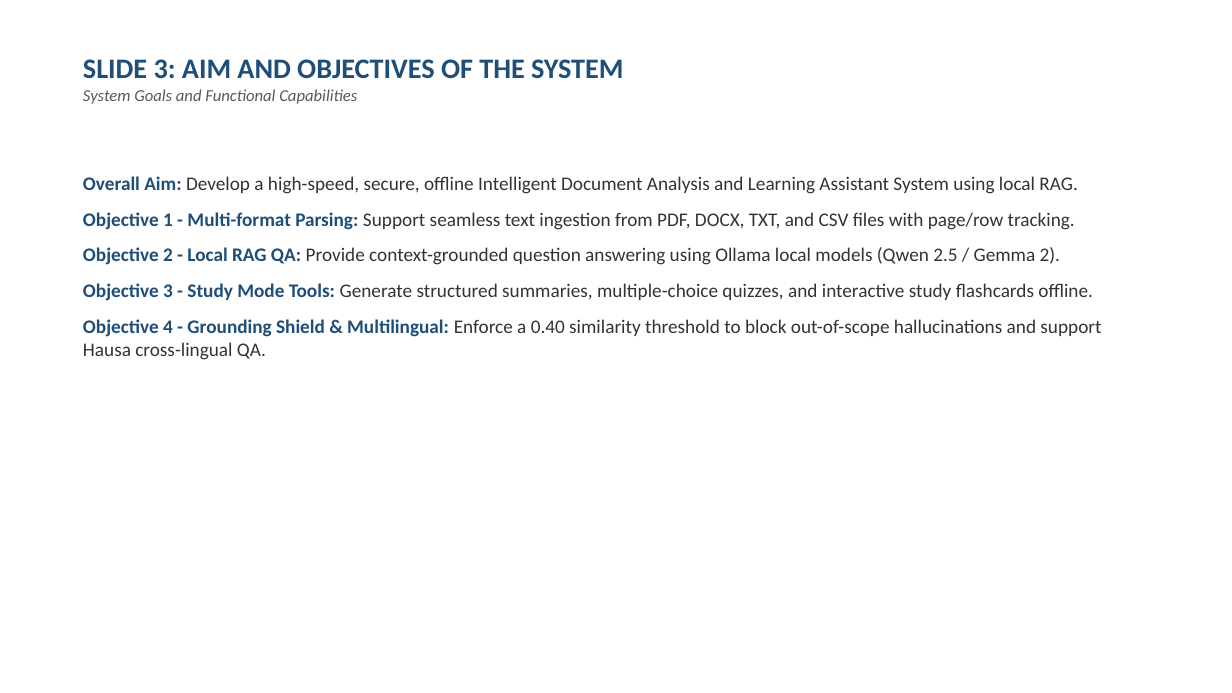
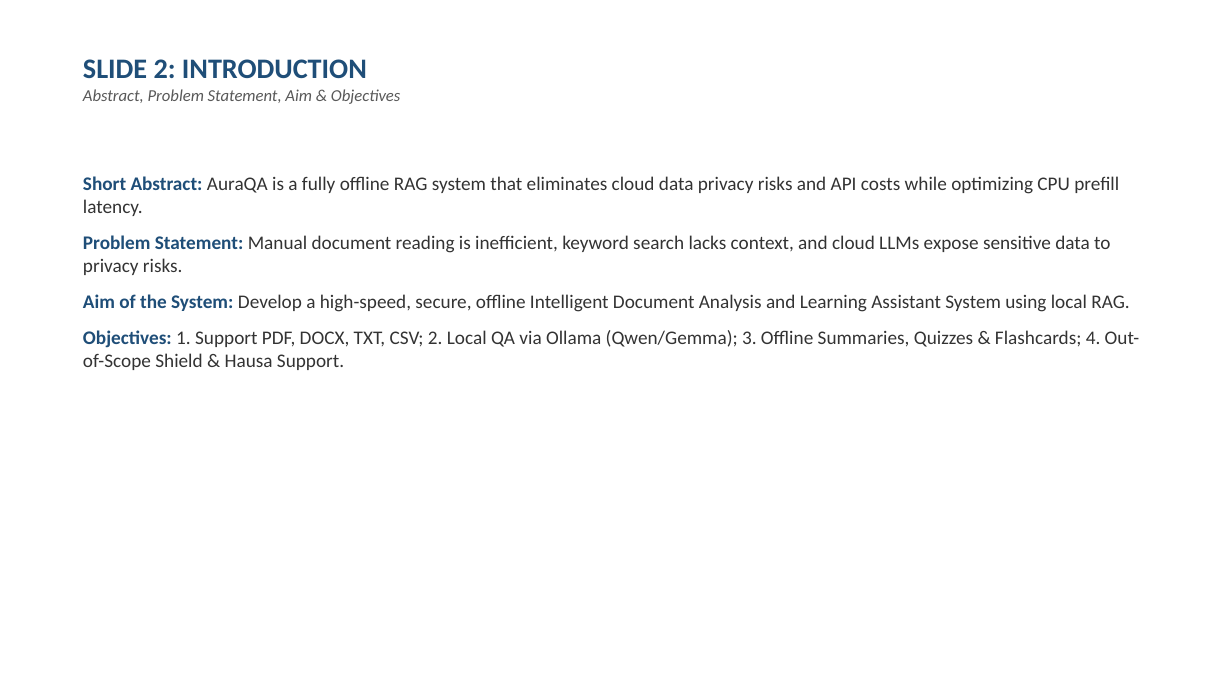
Before and after one commit to SageerAuwal/AuraQA, a slide deck: slide 2 of Professional_Project_Defense_Presentation_AuraQA.pptx (slide 3 before the commit). Drawn at 1232x693 pixels with LibreOffice and Linux fonts; fonts in the diff are those of the drawing. Boxes give left, top, right and bottom in pixels: in the first picture for what was removed or moved away, otherwise in the second. Text is boxed around its words. In the diff, an @@ line names an element or a change of style, - is before the commit and + after.

Commit message:
Update Professional Project Defense Presentation (7 Slides structure)

```diff
--- a/Professional_Project_Defense_Presentation_AuraQA.pptx
+++ b/Professional_Project_Defense_Presentation_AuraQA.pptx
@@ text at box(83, 59, 400, 104): text changed @@
-SLIDE 3: AIM AND OBJECTIVES OF THE SYSTEM
-System Goals and Functional Capabilities
+SLIDE 2: INTRODUCTION
+Abstract, Problem Statement, Aim & Objectives
@@ text at box(83, 176, 1140, 370): text changed @@
-Overall Aim: Develop a high-speed, secure, offline Intelligent Document Analysis and Learning Assistant System using local RAG.
-Objective 1 - Multi-format Parsing: Support seamless text ingestion from PDF, DOCX, TXT, and CSV files with page/row tracking.
-Objective 2 - Local RAG QA: Provide context-grounded question answering using Ollama local models (Qwen 2.5 / Gemma 2).
-Objective 3 - Study Mode Tools: Generate structured summaries, multiple-choice quizzes, and interactive study flashcards offline.
-Objective 4 - Grounding Shield & Multilingual: Enforce a 0.40 similarity threshold to block out-of-scope hallucinations and support Hausa cross-lingual QA.
+Short Abstract: AuraQA is a fully offline RAG system that eliminates cloud data privacy risks and API costs while optimizing CPU prefill latency.
+Problem Statement: Manual document reading is inefficient, keyword search lacks context, and cloud LLMs expose sensitive data to privacy risks.
+Aim of the System: Develop a high-speed, secure, offline Intelligent Document Analysis and Learning Assistant System using local RAG.
+Objectives: 1. Support PDF, DOCX, TXT, CSV; 2. Local QA via Ollama (Qwen/Gemma); 3. Offline Summaries, Quizzes & Flashcards; 4. Out-of-Scope Shield & Hausa Support.
```
Also in this commit, not shown: 6 other slides changed, 1 slide removed, 2 other files.
